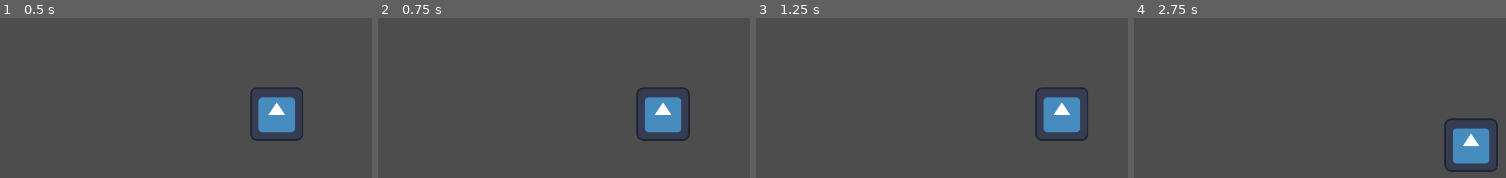
Above: before the commit, frames 1-4 (left to right).
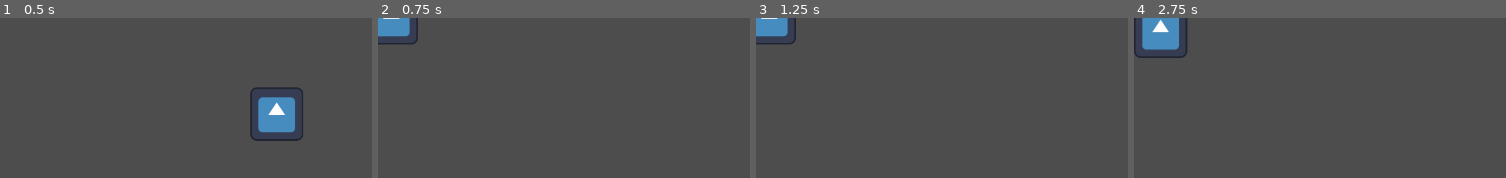
Above: after the commit, the same moments.

Repository: Aer0dev/2024_-openSW_Basic
Game: Godot game, scene res://Scenes/test_stage.tscn
The game is run twice, just before and just after one commit, with the same random seed, the same clock (stepped at 60 frames per second) and the same inputs. The engine's default icon, where the game draws it, is replaced by a stand-in: a white triangle on a blue panel in a dark square.
Inputs:
- Up to frame 1 (0.5 s): no input
- Up to frame 2 (0.75 s): tap Enter at 0.5 s; hold D (right) from 0.53 s (still down)
- Up to frame 3 (1.25 s): keep holding D (right)
- Up to frame 4 (2.75 s): release D (right) at 1.28 s; hold S (down) 1.28-2.03 s; hold D (right) from 2.03 s (still down)

Frame 1 is identical in both runs. In frame 2, 4.1% of the frame differs, in the area x 0-84%, y 0-77%; in frame 3, 4.0%; in frame 4, 5.4%, in the area x 0-98%, y 0-97%.

Commit message:
Changed Movement as GridMovement
그리드방식의 움직임 방식으로 변경하였음

Diff:
--- a/Assets/Character/baba/baba.gd
+++ b/Assets/Character/baba/baba.gd
@@ -1,14 +1,19 @@
 extends CharacterBody2D
 
-@export var move_speed : float = 100
+var curPos = [0,0]
 
-func _physics_process(_delta):
-	var input_direction = Vector2(
-		Input.get_action_strength("right") - Input.get_action_strength("left"),
-		Input.get_action_strength("down") - Input.get_action_strength("up")
-	)
-	print(input_direction)
+func _input(event):
+	if event.is_action_pressed("right"):
+		curPos[0] += 32
+	elif event.is_action_pressed("left"):
+		curPos[0] -= 32
+	elif event.is_action_pressed("up"):
+		curPos[1] -= 32
+	elif event.is_action_pressed("down"):
+		curPos[1] += 32
 
-	velocity = input_direction * move_speed
 
-	move_and_slide()
+
+
+
+	self.position = Vector2(curPos[0], curPos[1])
